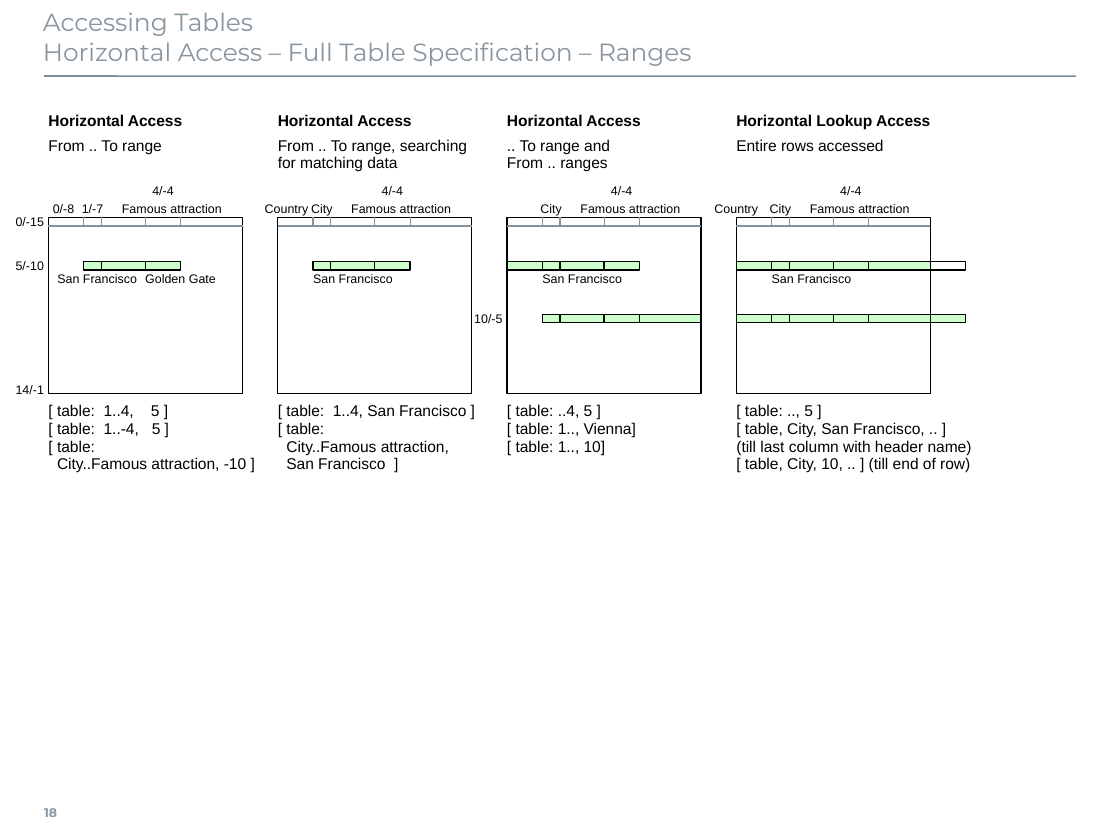
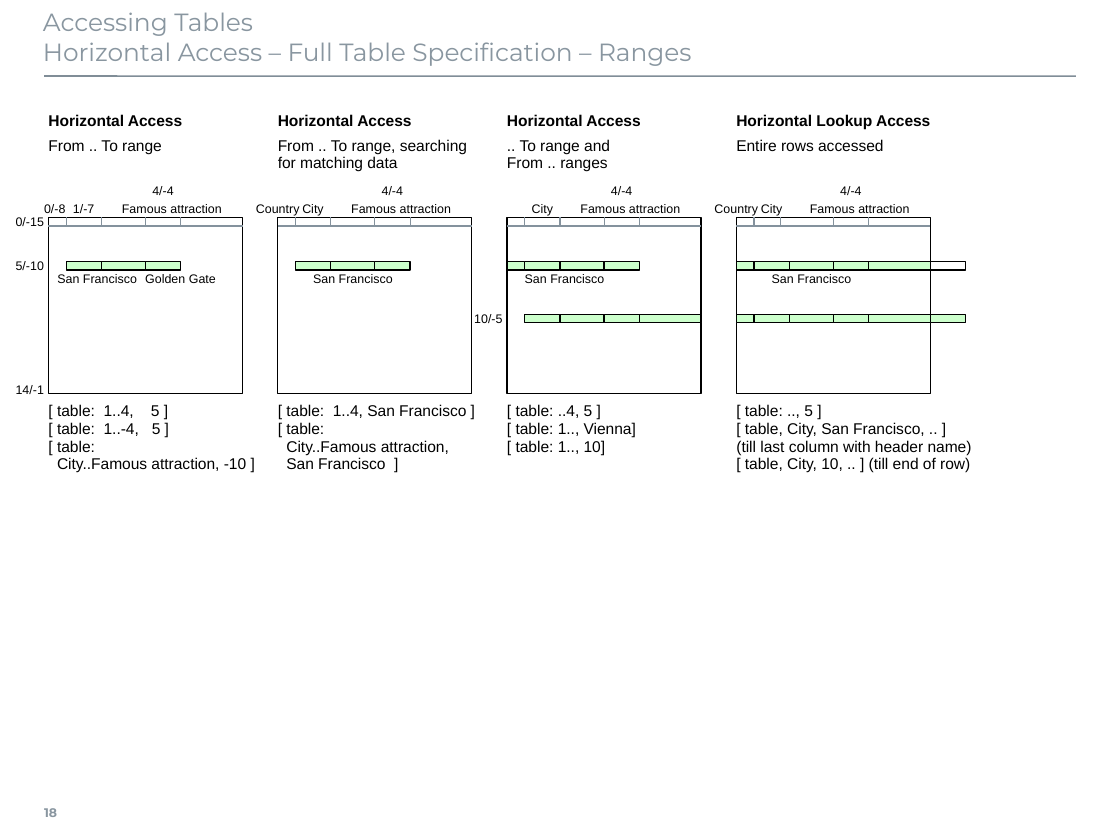
Before and after one commit to georgzurbonsen/B4P_Docu_Maker, a slide deck: slide 18 of source-docs/Beyond4P Illustrations.pptx. Drawn at 1120x840 pixels with LibreOffice and Linux fonts; fonts in the diff are those of the drawing. Boxes give left, top, right and bottom in pixels: in the first picture for what was removed or moved away, otherwise in the second. Text is boxed around its words. In the diff, an @@ line names an element or a change of style, - is before the commit and + after.

```diff
--- a/source-docs/Beyond4P Illustrations.pptx
+++ b/source-docs/Beyond4P Illustrations.pptx
@@ 3 lines: place and size @@
-3 lines at [84, 217, 772, 226]
+3 lines at [66, 217, 754, 226]
@@ line moved from (542, 217) - (542, 226) to (525, 217) - (525, 226) @@
@@ 6 texts, 1 line: place and size @@
-6 texts, 1 line at [53, 204, 791, 226]
+6 texts, 1 line at [44, 204, 782, 226]
@@ rectangle: place and size @@
-rectangle at [84, 261, 102, 270]
+rectangle at [66, 261, 101, 270]
@@ rectangle: place and size @@
-rectangle at [314, 261, 332, 270]
+rectangle at [296, 261, 330, 270]
@@ rectangle: place and size @@
-rectangle at [507, 261, 542, 270]
+rectangle at [507, 261, 525, 270]
@@ rectangle: place and size @@
-rectangle at [542, 261, 560, 270]
+rectangle at [525, 261, 560, 270]
@@ rectangle: place and size @@
-rectangle at [736, 261, 771, 270]
+rectangle at [736, 261, 754, 270]
@@ rectangle: place and size @@
-rectangle at [772, 261, 790, 270]
+rectangle at [754, 261, 788, 270]
@@ text "San Francisco": place and size @@
-text "San Francisco" at [542, 274, 622, 283]
+text "San Francisco" at [525, 274, 604, 283]
@@ rectangle: place and size @@
-rectangle at [542, 315, 560, 324]
+rectangle at [525, 315, 560, 324]
@@ rectangle: place and size @@
-rectangle at [736, 315, 771, 324]
+rectangle at [736, 315, 754, 324]
@@ rectangle: place and size @@
-rectangle at [772, 315, 790, 324]
+rectangle at [754, 315, 788, 324]
```
Also in this commit, not shown: 7 other slides changed, 1 slide added, 30 other files.
